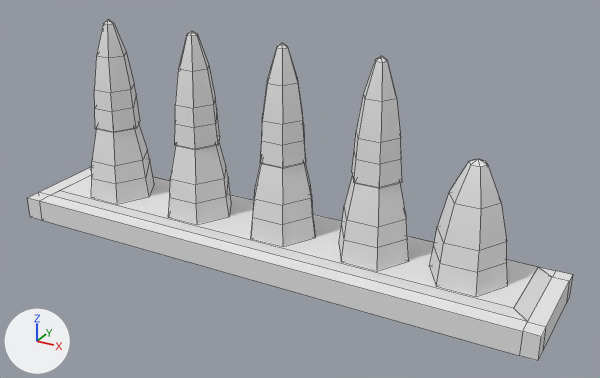
A saved change to the OBJ model GameDesign4/Asset LV/Lv4/PlantBox_Obj.obj.
The view is the same before and after, from a 50 mm lens placed at (159.2, -139.6, 59.4), pointed at (106.6, -44.1, 11.6). The lights are fixed; the arrows at lower left show +X, +Y and +Z. Mesh edges are drawn as thin lines. Where no turn or scale is listed for an object, it has been applied to the vertices. Vertices at the same position are counted once.

Names of what the first picture shows: 'PlantBox_Obj'.
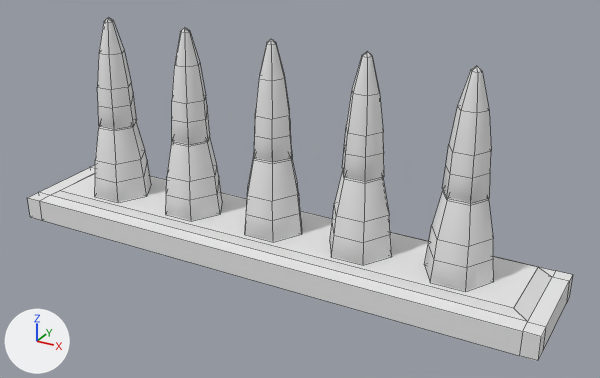
Where the change shows, as pixel boxes [x1, y1, x2, y2] in the pictures (600 x 378 px; the box of a moved part takes in the faces that stretch with it):
```json
{"object": "PlantBox_Obj", "change": "reshaped", "before": [28, 19, 573, 361], "after": [28, 17, 573, 361]}
{"part": 1, "of": "me_plantbox_obj", "change": "moved or reshaped", "before": [251, 163, 315, 246], "after": [245, 155, 302, 242]}
{"part": 2, "of": "me_plantbox_obj", "change": "moved or reshaped", "before": [339, 176, 409, 271], "after": [330, 169, 392, 265]}
{"part": 3, "of": "me_plantbox_obj", "change": "moved or reshaped", "before": [168, 143, 231, 224], "after": [166, 137, 222, 221]}
{"part": 4, "of": "me_plantbox_obj", "change": "moved or reshaped", "before": [352, 56, 402, 188], "after": [443, 66, 491, 203]}
{"part": 5, "of": "me_plantbox_obj", "change": "moved or reshaped", "before": [430, 159, 507, 296], "after": [425, 190, 494, 291]}
{"part": 6, "of": "me_plantbox_obj", "change": "moved or reshaped", "before": [260, 43, 306, 168], "after": [342, 51, 384, 181]}
{"part": 7, "of": "me_plantbox_obj", "change": "moved or reshaped", "before": [175, 30, 220, 149], "after": [254, 39, 292, 162]}
{"part": 8, "of": "me_plantbox_obj", "change": "moved or reshaped", "before": [94, 19, 140, 132], "after": [172, 27, 210, 144]}
{"part": 9, "of": "me_plantbox_obj", "change": "added", "after": [97, 17, 137, 129]}
{"part": 10, "of": "me_plantbox_obj", "change": "moved or reshaped", "before": [91, 124, 154, 204], "after": [95, 122, 151, 202]}
```

Scene script edits in JSON lines:
```json
{"block": "me_plantbox_obj", "where": "# used by ob_plantbox_obj; location = (0.0, 0.0, 0.0)"}
{"op": "remove", "block": "me_plantbox_obj", "code": "me_plantbox_obj.from_pydata(...)  # 324 vertices, 358 faces; spans x 60.5..144.0, y -52.5..-35.5, z 0.1..32.6"}
{"op": "add", "block": "me_plantbox_obj", "code": "me_plantbox_obj.from_pydata(...)  # 356 vertices, 394 faces; spans x 60.5..144.0, y -52.5..-35.5, z 0.1..33.0"}
{"block": "me_plantbox_obj", "change": "me_plantbox_obj part 1: the loose piece of 32 vertices spanning x 98.7..109.4, y -49.2..-39.9, z 4.7..21.3 is scaled about its middle by (0.897, 0.897, 1), then moved by (-1.7, 0.1, 0.0)"}
{"block": "me_plantbox_obj", "change": "me_plantbox_obj part 2: the loose piece of 32 vertices spanning x 113.2..123.9, y -49.2..-39.9, z 4.7..21.3 is scaled about its middle by (0.897, 0.897, 1), then moved by (-2.0, 0.1, 0.0)"}
{"block": "me_plantbox_obj", "change": "me_plantbox_obj part 3: the loose piece of 32 vertices spanning x 83.9..94.6, y -49.2..-39.9, z 4.7..21.3 is scaled about its middle by (0.897, 0.897, 1), then moved by (-1.2, 0.1, 0.0)"}
{"block": "me_plantbox_obj", "change": "me_plantbox_obj part 4: the loose piece of 32 vertices spanning x 114.8..122.2, y -47.6..-41.2, z 16.0..32.6 is scaled about its middle by (0.848, 0.848, 1), then moved by (12.4, 0.1, 0.3)"}
{"block": "me_plantbox_obj", "change": "me_plantbox_obj part 5: the loose piece of 32 vertices spanning x 126.8..137.5, y -49.2..-39.9, z 4.7..21.3 is scaled about its middle by (0.897, 0.897, 1), then moved by (-1.3, 0.1, 0.0)"}
{"block": "me_plantbox_obj", "change": "me_plantbox_obj part 6: the loose piece of 32 vertices spanning x 100.3..107.7, y -47.6..-41.2, z 16.0..32.6 is scaled about its middle by (0.848, 0.848, 1), then moved by (12.5, 0.1, 0.3)"}
{"block": "me_plantbox_obj", "change": "me_plantbox_obj part 7: the loose piece of 32 vertices spanning x 85.6..93.0, y -47.6..-41.2, z 16.0..32.6 is scaled about its middle by (0.848, 0.848, 1), then moved by (13.1, 0.1, 0.3)"}
{"block": "me_plantbox_obj", "change": "me_plantbox_obj part 8: the loose piece of 32 vertices spanning x 70.3..77.7, y -47.6..-41.2, z 16.0..32.6 is scaled about its middle by (0.848, 0.848, 1), then moved by (14.1, 0.1, 0.3)"}
{"block": "me_plantbox_obj", "change": "me_plantbox_obj part 9: the loose piece of 32 vertices spanning x 70.3..77.7, y -47.6..-41.2, z 16.0..32.6 is copied, and the copy is scaled about its middle by (0.848, 0.848, 1), then moved by (0.0, 0.1, 0.3); it spans x 70.9..77.1, y -47.0..-41.6, z 16.3..33.0"}
{"block": "me_plantbox_obj", "change": "me_plantbox_obj part 10"}
{"block": "me_plantbox_obj", "change": "30 vertices are removed from x 68.7..79.3, y -49.2..-39.9, z 4.7..20.7"}
{"block": "me_plantbox_obj", "change": "36 faces are deleted"}
{"block": "me_plantbox_obj", "change": "30 vertices are added at x 69.2..78.8, y -48.6..-40.3, z 4.7..20.7"}
{"block": "me_plantbox_obj", "change": "36 new faces join them"}
{"block": "me_plantbox_obj", "change": "me_plantbox_obj part 11: the surface is now shaded smooth"}
```
